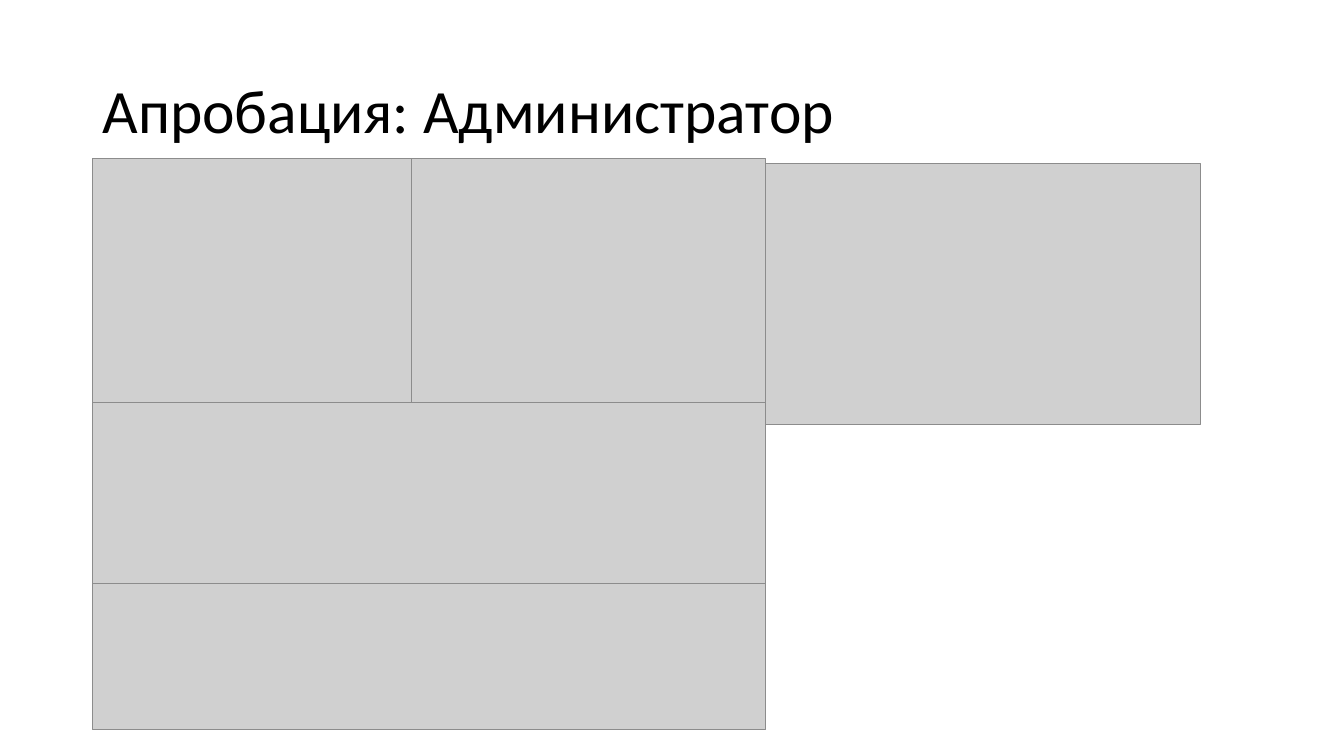
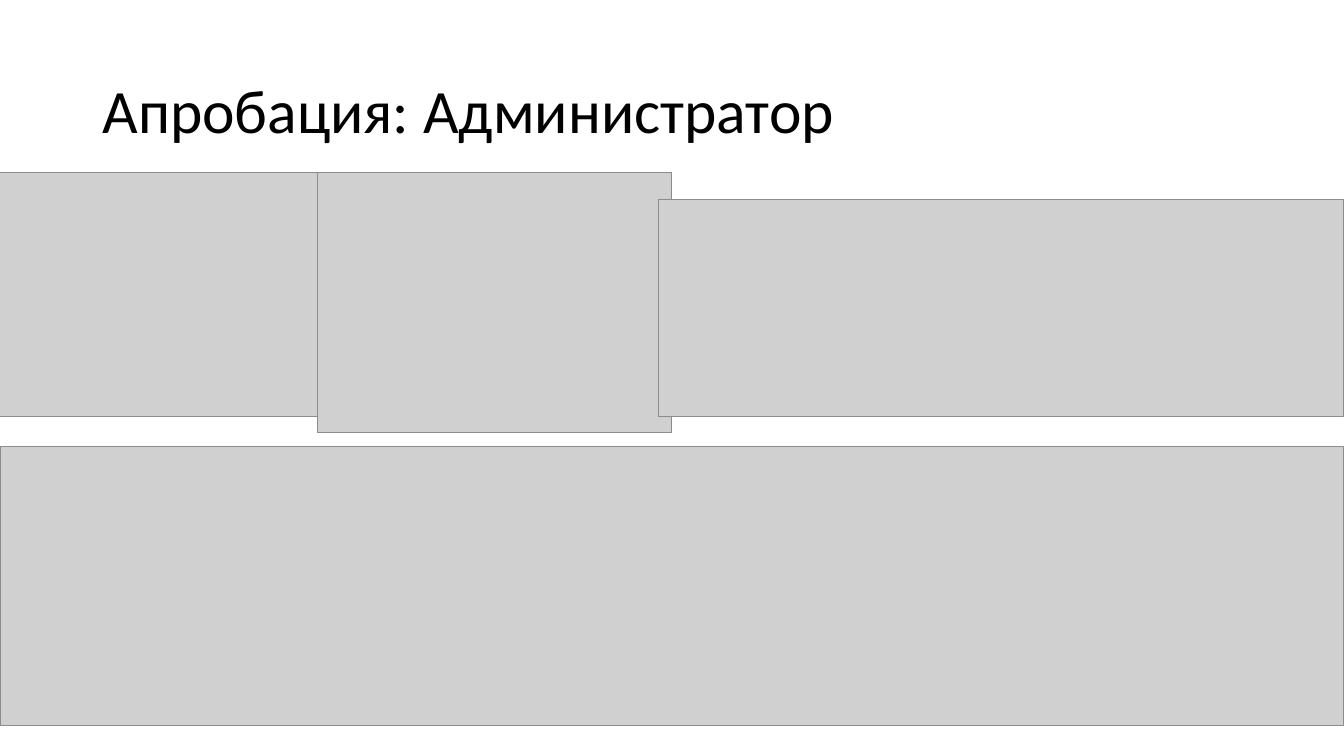
Before and after one commit to gromov-nikita/diplomHUB, a slide deck: slide 11 of diplom v2.0/doc/Презентация.pptx (slide 9 before the commit). Drawn at 1344x756 pixels with LibreOffice and Linux fonts; fonts in the diff are those of the drawing; grey boxes stand for pictures. Boxes give left, top, right and bottom in pixels: in the first picture for what was removed or moved away, otherwise in the second. Text is boxed around its words. In the diff, an @@ line names an element or a change of style, - is before the commit and + after.

```diff
--- a/diplom v2.0/doc/Презентация.pptx
+++ b/diplom v2.0/doc/Презентация.pptx
@@ picture: place and size @@
-picture at (93,158,412,402)
+picture at (0,172,320,416)
@@ picture: place and size @@
-picture at (411,158,765,418)
+picture at (318,172,671,433)
@@ picture removed at (766,164,1201,424) @@
@@ picture: place and size @@
-picture at (93,402,766,584)
+picture at (659,200,1344,416)
@@ picture: place and size @@
-picture at (93,584,766,730)
+picture at (0,447,1344,725)
```
Also in this commit, not shown: 4 other slides changed, 5 slides added, 3 other files.
